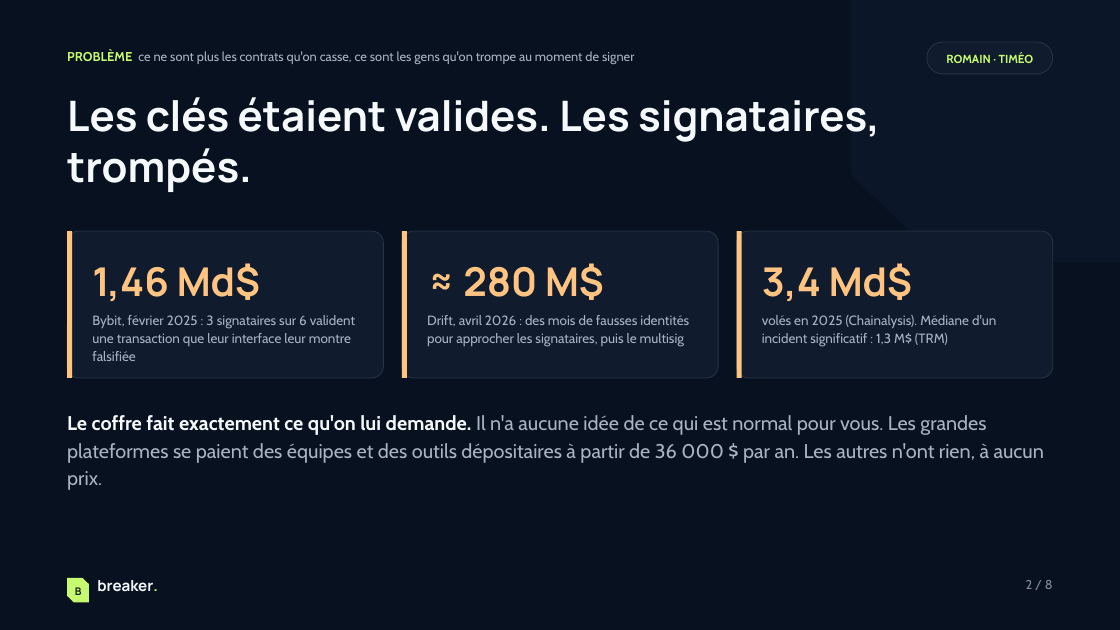
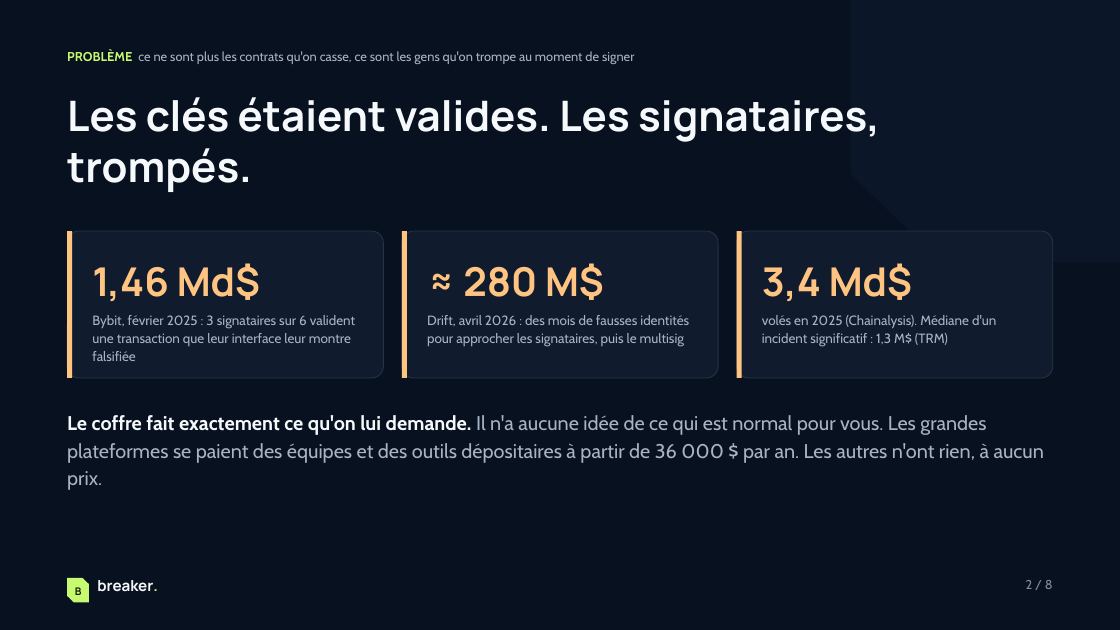
Before and after one commit to veryromain/hackathon-ia-cyber-romain-timeo, a slide deck: slide 2 of shared/pitch/Breaker-pitch.pptx. Drawn at 1120x630 pixels with LibreOffice and Linux fonts; fonts in the diff are those of the drawing. Boxes give left, top, right and bottom in pixels: in the first picture for what was removed or moved away, otherwise in the second. Text is boxed around its words. In the diff, an @@ line names an element or a change of style, - is before the commit and + after.

```diff
--- a/shared/pitch/Breaker-pitch.pptx
+++ b/shared/pitch/Breaker-pitch.pptx
@@ rounded rectangle removed at [927,42,1053,74] @@
@@ text removed at [946,53,1034,63] @@
-ROMAIN · TIMÉO
@@ text removed at [955,52,1049,63] @@
-B
```
Also in this commit, not shown: 11 other slides changed, 1 other file.
